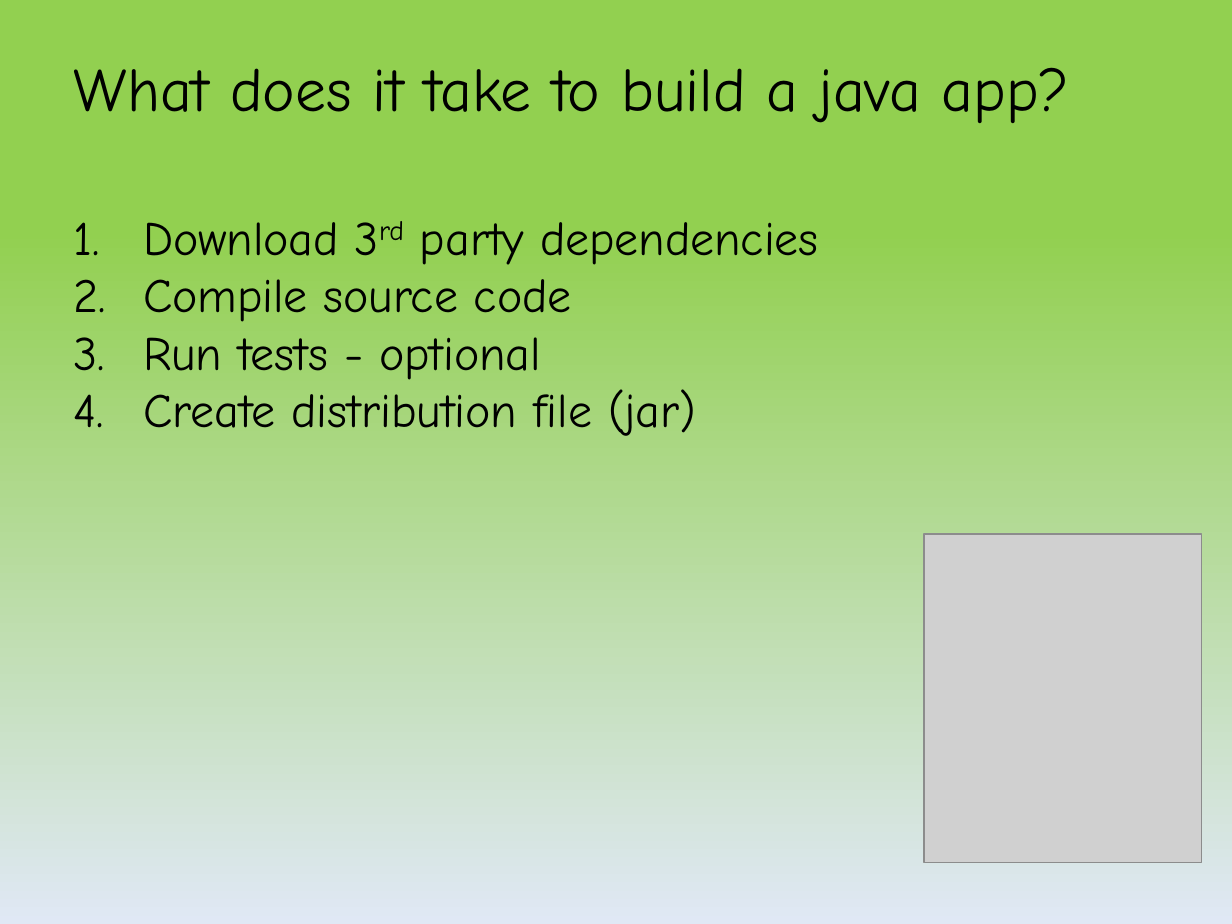
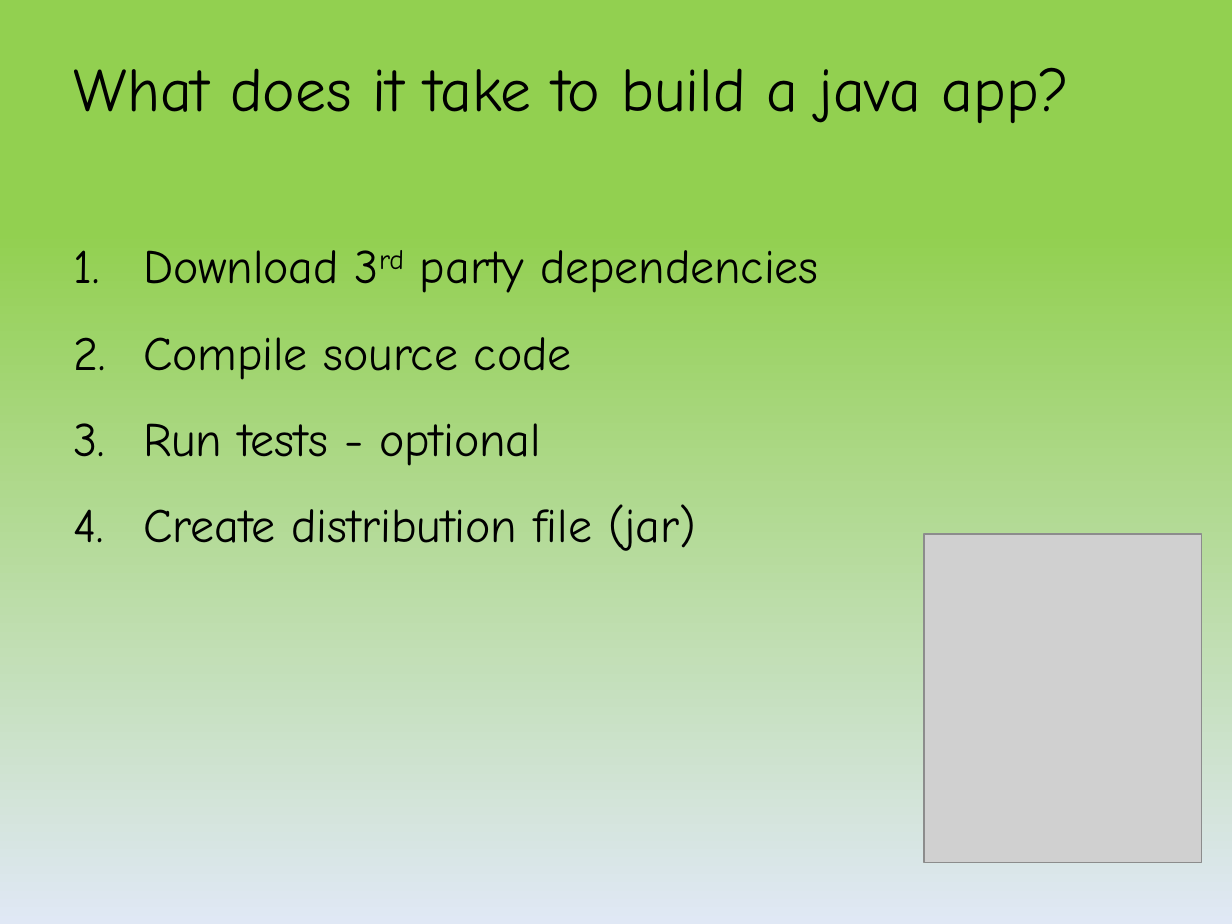
Before and after one commit to kob-aha/gradle-presentation, a slide deck: slide 6 of presentation/Introduction to Gradle.pptx. Drawn at 1232x924 pixels with LibreOffice and Linux fonts; fonts in the diff are those of the drawing; grey boxes stand for pictures. Boxes give left, top, right and bottom in pixels: in the first picture for what was removed or moved away, otherwise in the second. Text is boxed around its words. In the diff, an @@ line names an element or a change of style, - is before the commit and + after.

```diff
--- a/presentation/Introduction to Gradle.pptx
+++ b/presentation/Introduction to Gradle.pptx
@@ text "Download 3rd party dependencies" at (143, 250, 819, 551): line spacing 1 to 1.5 @@
```
Also in this commit, not shown: 4 other files.
